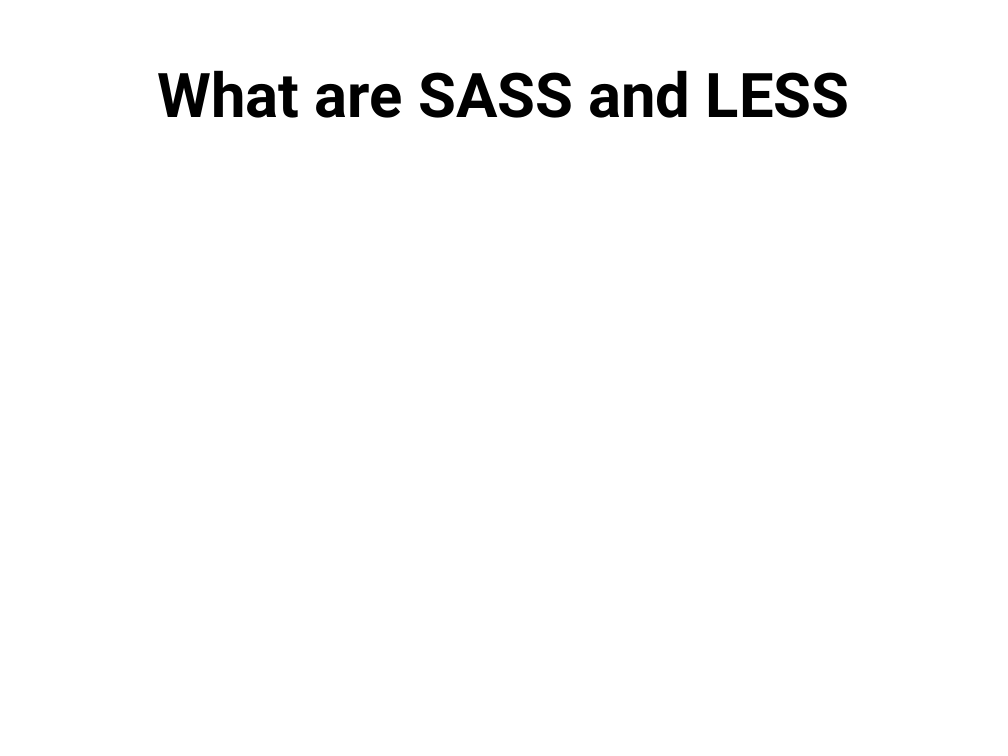
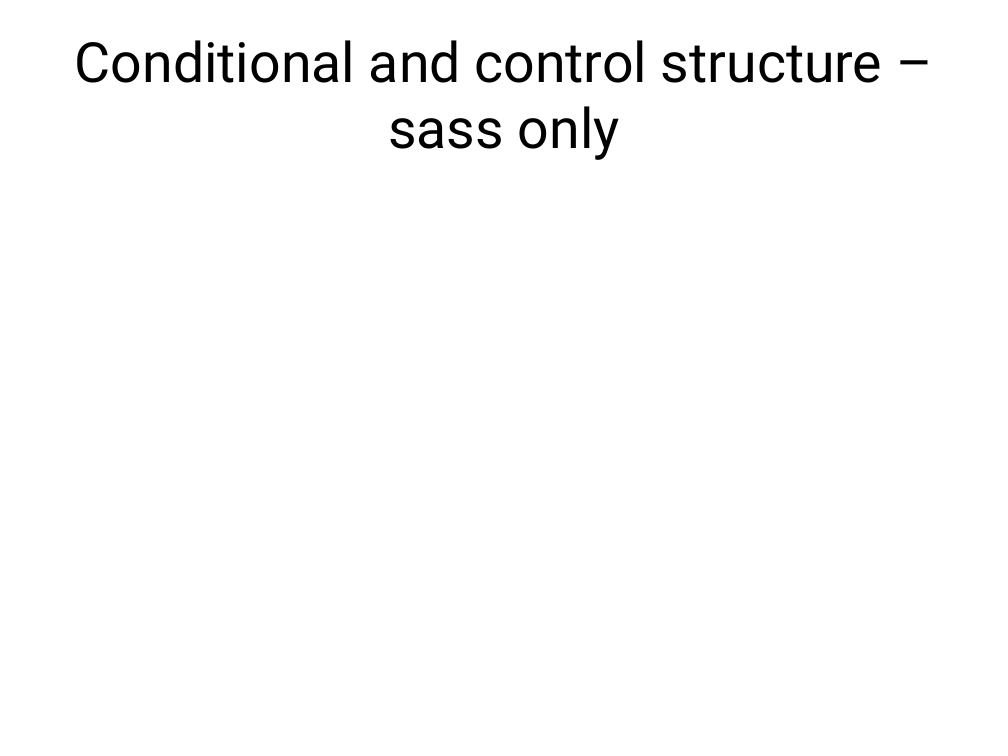
Before and after one commit to jacobladams/presentations, a slide deck: slide 36 of less-and-sass/Write LESS CSS and make it SASSier.pptx (slide 6 before the commit). Drawn at 1008x756 pixels with LibreOffice and Linux fonts; fonts in the diff are those of the drawing. Boxes give left, top, right and bottom in pixels: in the first picture for what was removed or moved away, otherwise in the second. Text is boxed around its words. In the diff, an @@ line names an element or a change of style, - is before the commit and + after.

```diff
--- a/less-and-sass/Write LESS CSS and make it SASSier.pptx
+++ b/less-and-sass/Write LESS CSS and make it SASSier.pptx
@@ title at <box>75,40,882,160</box>: text changed; size 44 to 39.6 pt; bold off @@
-What are SASS and LESS
+Conditional and control structure – sass only
```
Also in this commit, not shown: 5 other slides changed, 17 slides added, 12 slides removed.
